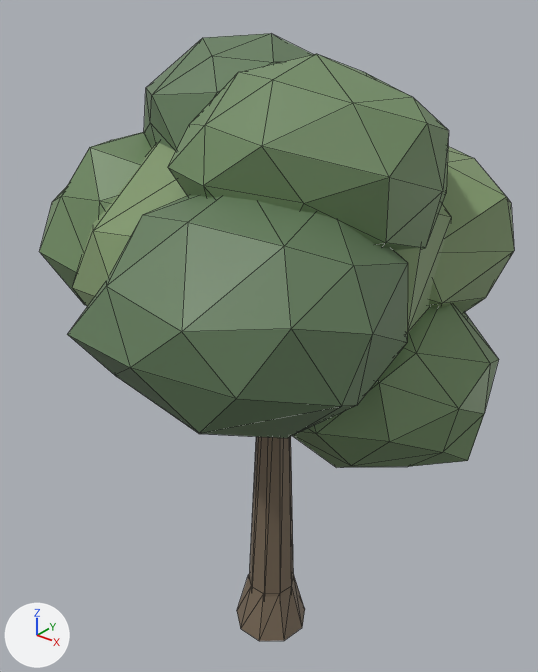
Before and after pictures for a commit that changed the glTF model assets/props/tree_oak.glb.
Rendered twice from a 50 mm lens placed at (4.91, -6.18, 8.25), pointed at (-0.24, 0.25, 4.26). Arrows for +X, +Y and +Z are at lower left; the lights stay in place. The first picture is the older version. Mesh edges are drawn as thin lines.

Objects in the first picture: 'tree_oak.001'.
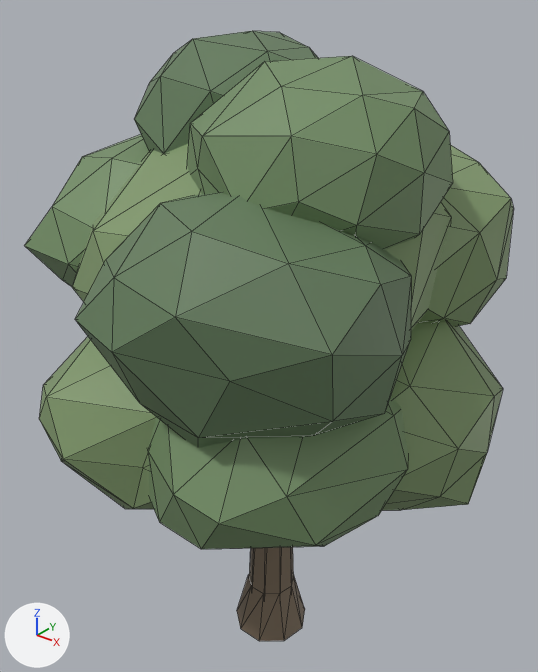
What differs and where, as boxes (x1, y1, x2, y2) in the pictures (538 x 672 px; the box of a moved part takes in the faces that stretch with it):
'tree_oak.001', reshaped: before (39, 34, 514, 641); after (25, 31, 514, 641)
part 1 of me_tree_oak_001, moved or reshaped: before (429, 146, 514, 312); after (148, 396, 408, 549)
part 2 of me_tree_oak_001, moved or reshaped: before (39, 132, 151, 305); after (418, 145, 514, 327)
part 3 of me_tree_oak_001, moved or reshaped: before (67, 195, 408, 438); after (25, 134, 148, 287)
part 4 of me_tree_oak_001, added (green): after (134, 31, 318, 154)
part 5 of me_tree_oak_001, edited (looks the same): (190, 60, 492, 436) in both

What the commit changed:
me_tree_oak_001 is used by ob_tree_oak_001; location (0.0, 0.0, 0.0).
me_tree_oak_001 had 542 vertices, 998 faces and spanned x -2.99..2.52, y -2.76..2.82, z -0.01..7.68.
me_tree_oak_001 now has 584 vertices, 1078 faces and spans x -2.97..2.62, y -2.72..2.83, z -0.01..7.7.
me_tree_oak_001 part 1: the loose piece of 42 vertices spanning x -0.81..2.16, y -0.15..2.82, z 4.29..6.62 is scaled about its middle by 1.03, then moved by (0.03, -2.24, -1.6).
me_tree_oak_001 part 2: the loose piece of 42 vertices spanning x -2.99..-0.02, y -1.54..1.42, z 4.29..6.59 is moved by (2.18, 1.42, 0.0).
me_tree_oak_001 part 3: the loose piece of 42 vertices spanning x -0.66..2.25, y -2.76..0.22, z 4.28..6.61 is moved by (-2.32, 1.18, 0.0).
me_tree_oak_001 part 4: a new loose piece of 42 vertices spanning x -1.91..0.51, y -0.77..1.62, z 5.81..7.7, in mat_defaultmaterial.
me_tree_oak_001 part 5: 480 kept faces spanning x -2.63..2.62, y -2.72..2.67, z 2.64..7.59 get new vertex colours.
Other edits to the shape of me_tree_oak_001 do not show in these pictures.
